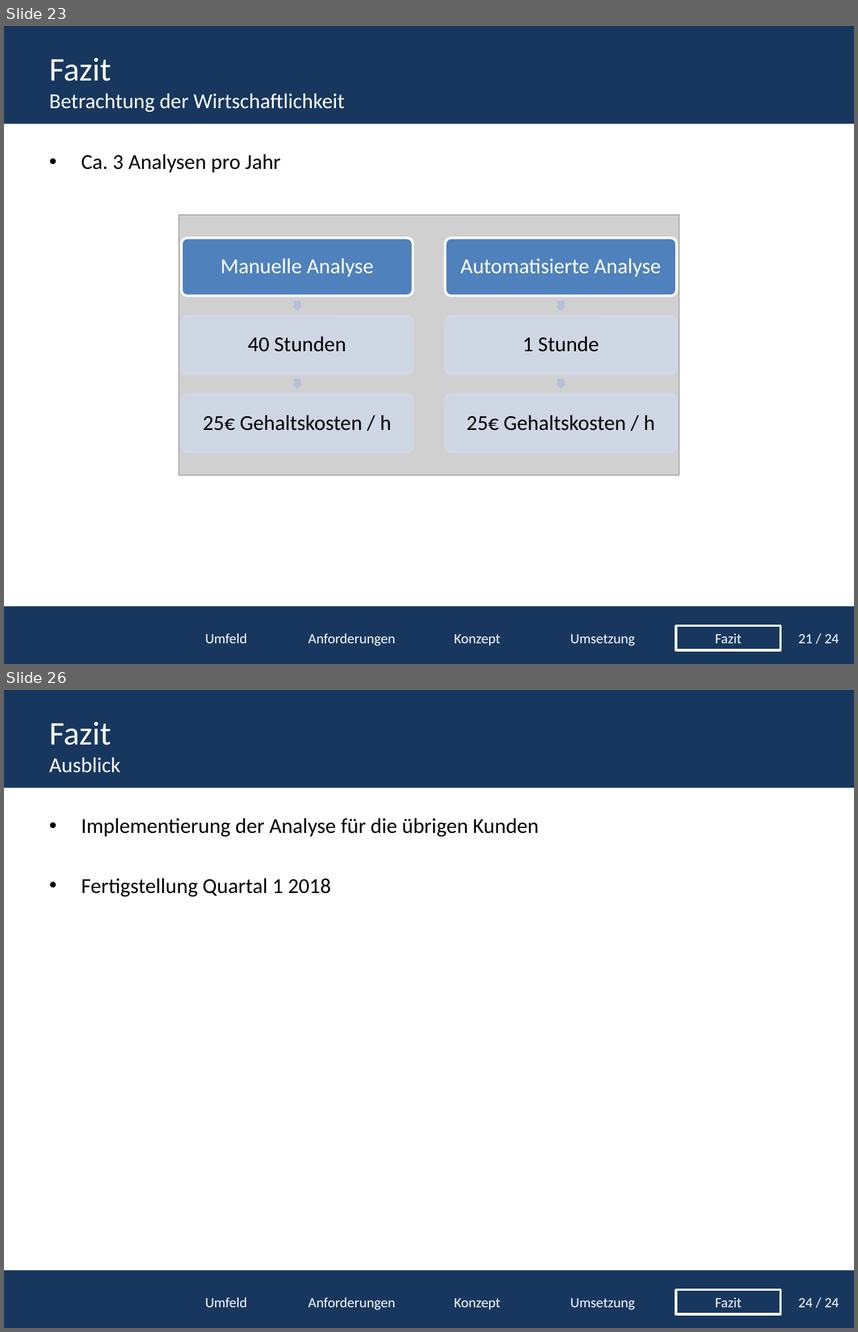
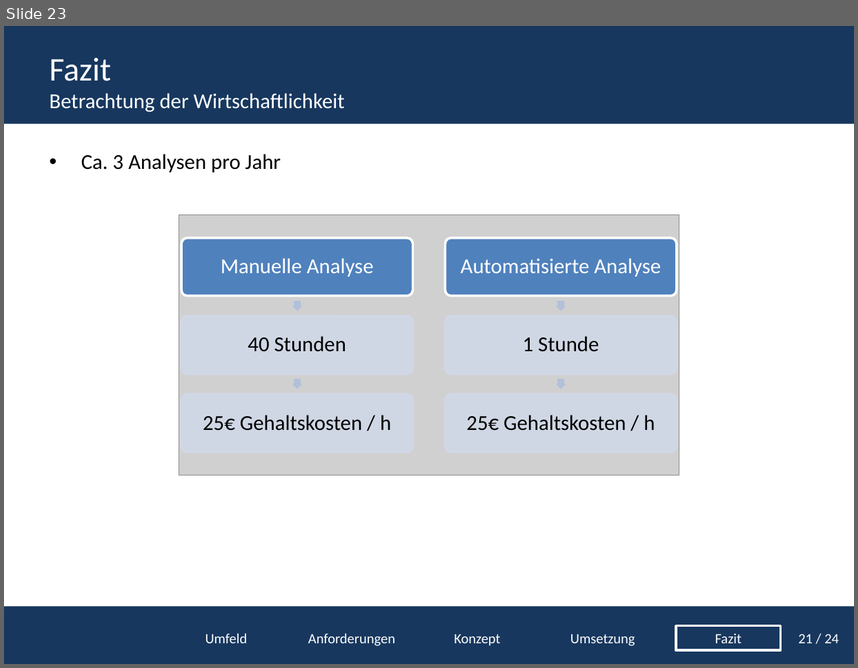
Before and after one commit to tomtom1992/Projektpr-sentation, a slide deck: Projektpräsentation.pptx. Shown one above the other, each under a label of ours: slides 23 and 26 before the commit, slide 23 after it; the slides between them are not shown. The pictures are 858x1332 and 858x668 pixels, drawn with LibreOffice and Linux fonts; fonts in the diff are those of the drawing; grey boxes stand for pictures; background and template pictures are left out. Boxes give left, top, right and bottom in pixels: in the first picture for what was removed or moved away, otherwise in the second. Text is boxed around its words. In the diff, an @@ line names an element or a change of style, - is before the commit and + after.

```diff
--- a/Projektpräsentation.pptx
+++ b/Projektpräsentation.pptx
@@ slide 26 removed at (4, 690, 854, 1328), background #FFFFFF; not listed: 2 template elements that a slide beside it also shows @@
@@ title removed at (50, 722, 121, 773) @@
-Fazit
-Ausblick
@@ text removed at (81, 818, 539, 897) @@
-• Implementierung der Analyse für die übrigen Kunden
-• Fertigstellung Quartal 1 2018
@@ rectangle removed at (677, 1290, 781, 1314) @@
-Fazit
@@ text removed at (205, 1297, 248, 1307) @@
-Umfeld
@@ text removed at (308, 1297, 395, 1310) @@
-Anforderungen
@@ text removed at (454, 1298, 500, 1310) @@
-Konzept
@@ text removed at (570, 1298, 635, 1310) @@
-Umsetzung
@@ text removed at (798, 1297, 839, 1307) @@
-24 / 24
```
Also in this commit, not shown: 4 slides changed.
